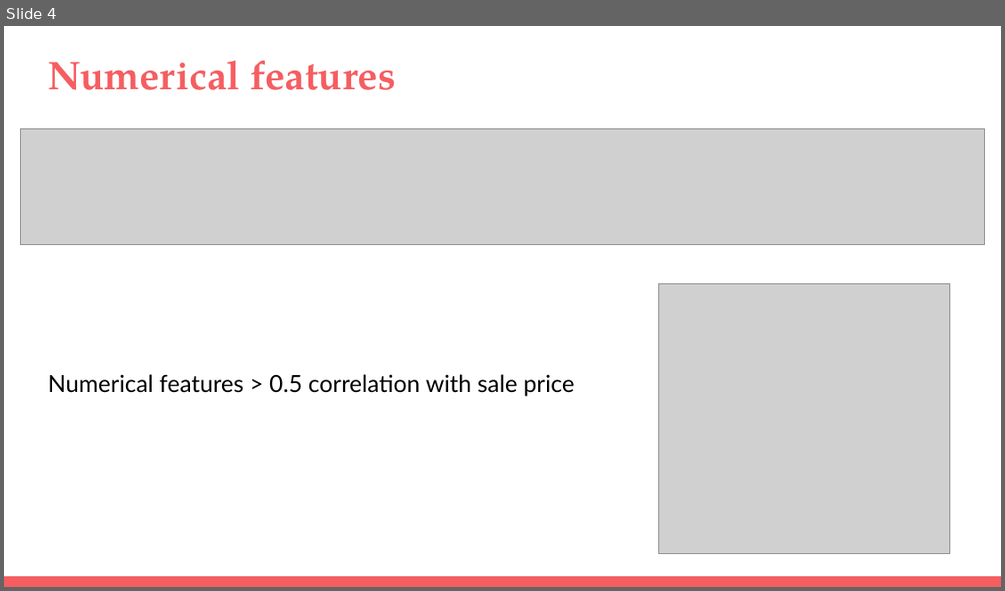
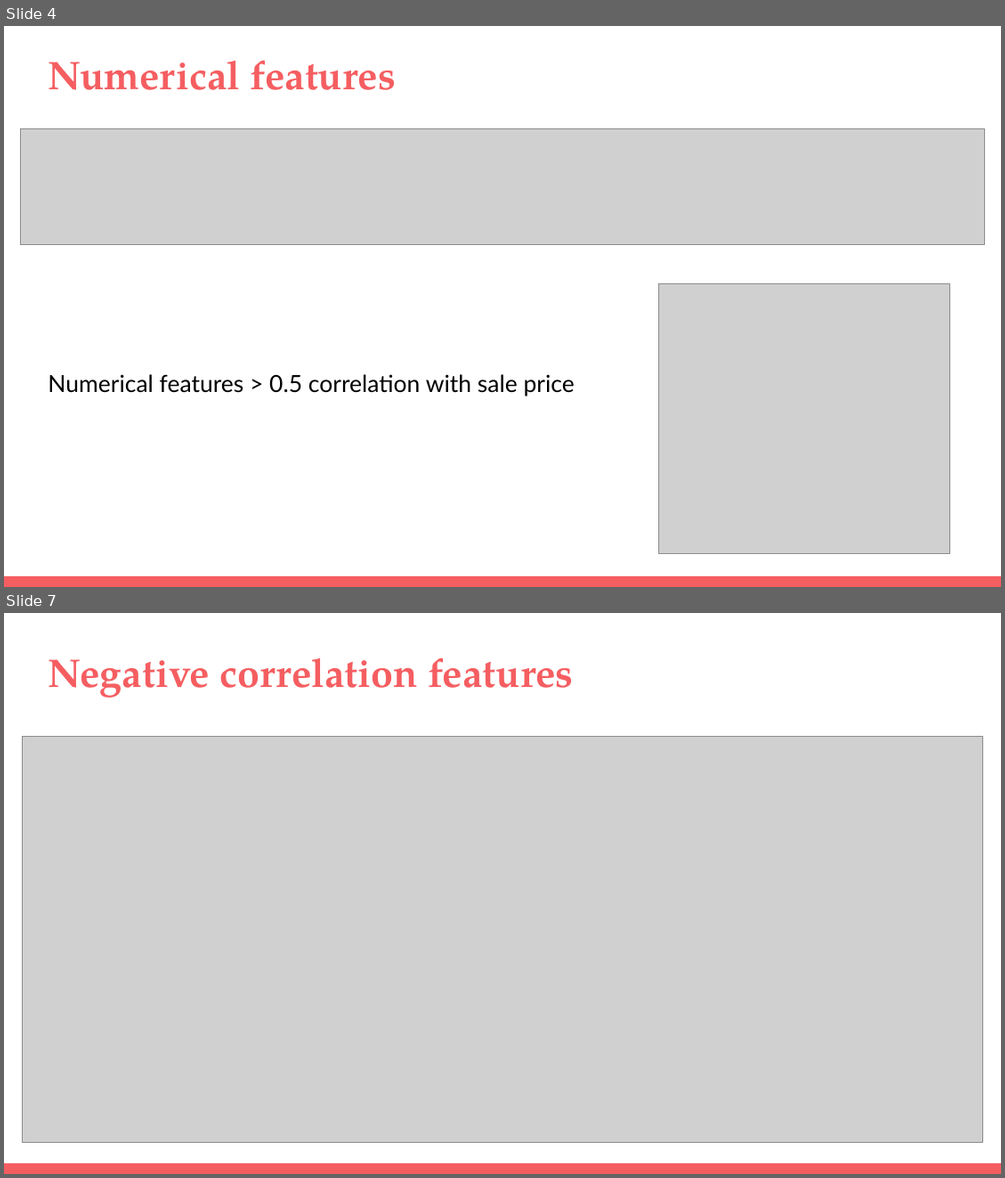
Before and after one commit to fellycia/Project-2, a slide deck: Project 2 slides.pptx. Shown one above the other, each under a label of ours: slide 4 before the commit, slides 4 and 7 after it; the slides between them are not shown. The pictures are 1005x591 and 1005x1178 pixels, drawn with LibreOffice and Linux fonts; fonts in the diff are those of the drawing; grey boxes stand for pictures. Boxes give left, top, right and bottom in pixels: in the first picture for what was removed or moved away, otherwise in the second. Text is boxed around its words. In the diff, an @@ line names an element or a change of style, - is before the commit and + after.

```diff
--- a/Project 2 slides.pptx
+++ b/Project 2 slides.pptx
@@ slide 7 added at (4,613,1001,1174), background #FFFFFF; not listed: 1 template element that a slide beside it also shows @@
@@ title added at (48,657,574,698), 28.8 pt, text #F55E61, bold @@
+Negative correlation features
@@ picture added at (22,736,982,1142) @@
```
Also in this commit, not shown: 3 slides changed, 2 other slides added.
